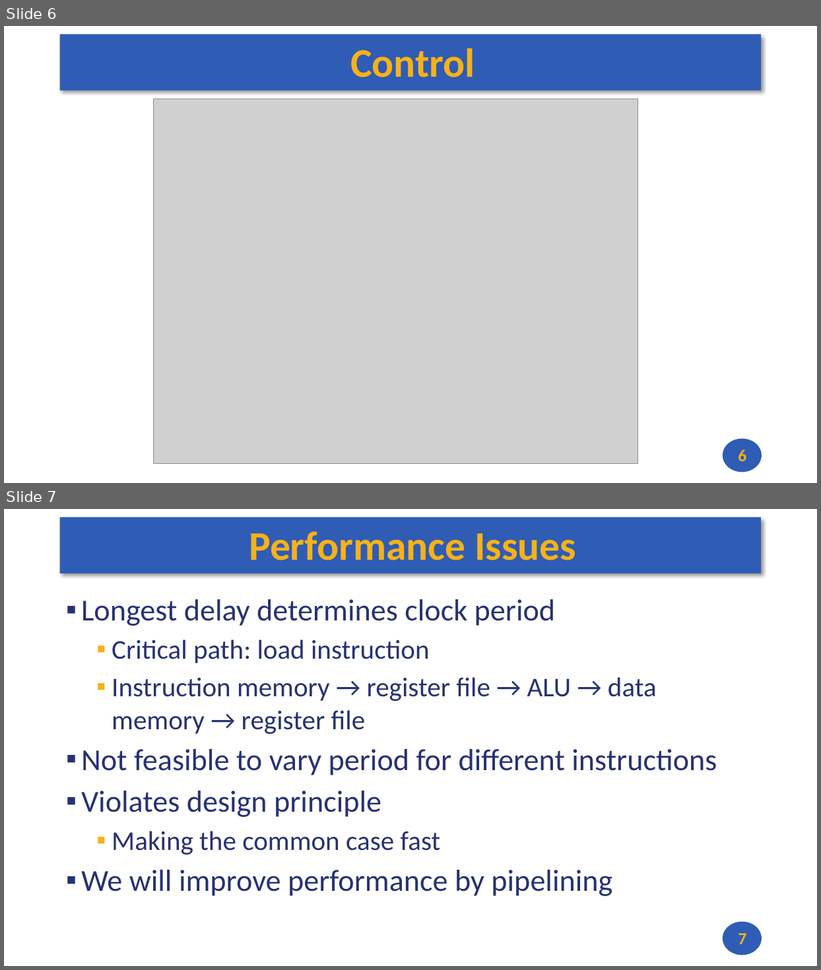
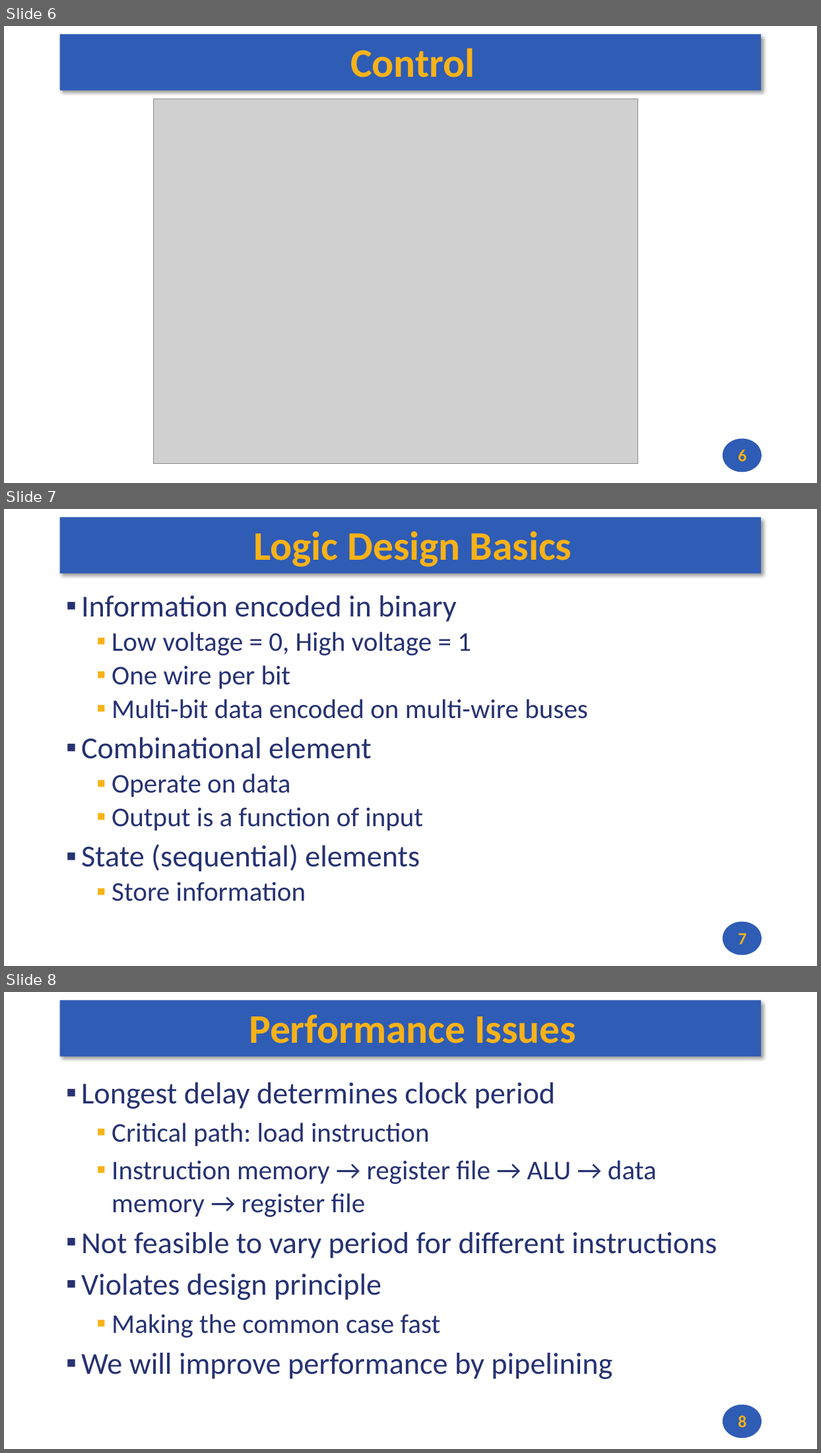
Before and after one commit to andrewt0301/hse-acos-course, a slide deck: docs/part1ca/09_Pipeline/CA_Lecture_09.pptx. Shown one above the other, each under a label of ours: slides 6 and 7 before the commit, slides 6, 7 and 8 after it. The pictures are 821x970 and 821x1453 pixels, drawn with LibreOffice and Linux fonts; fonts in the diff are those of the drawing; grey boxes stand for pictures. Boxes give left, top, right and bottom in pixels: in the first picture for what was removed or moved away, otherwise in the second. Text is boxed around its words. In the diff, an @@ line names an element or a change of style, - is before the commit and + after.

```diff
--- a/docs/part1ca/09_Pipeline/CA_Lecture_09.pptx
+++ b/docs/part1ca/09_Pipeline/CA_Lecture_09.pptx
@@ slide 7 added at bbox=[4, 509, 817, 966], background #FFFFFF; not listed: 2 template elements that a slide beside it also shows @@
@@ title added at bbox=[253, 531, 572, 567], 48 pt, text #F7B217, bold @@
+Logic Design Basics
@@ text added at bbox=[81, 595, 588, 902], 32 pt, text #273272 @@
+▪ Information encoded in binary
+  ▪ Low voltage = 0, High voltage = 1
+  ▪ One wire per bit
+  ▪ Multi-bit data encoded on multi-wire buses
+▪ Combinational element
+  ▪ Operate on data
+  ▪ Output is a function of input
+▪ State (sequential) elements
+  ▪ Store information
@@ page number added at bbox=[738, 933, 746, 945], 20 pt, text #F7B217, bold @@
+7
@@ what was slide 7 is now slide 8 @@
@@ page number at bbox=[738, 1416, 746, 1428]: text changed @@
-7
+8
```
Also in this commit, not shown: 4 other slides added, 1 other file.
